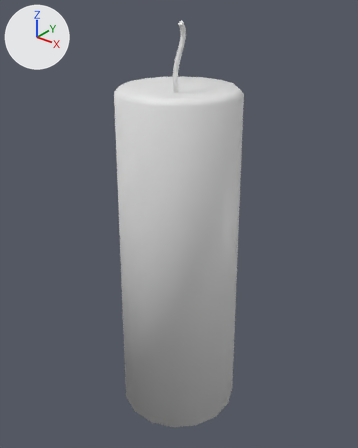
Before and after pictures for a commit that changed the FBX model Assets/Models/Candle.fbx.
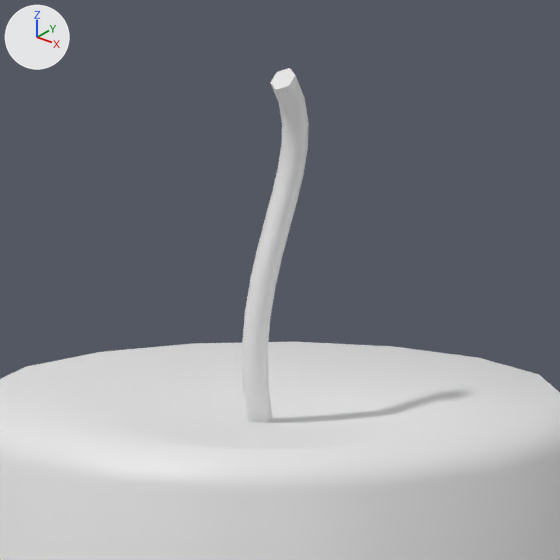
Each version is shown whole from a 50 mm camera at (6.29, 117.43, 3.22) aimed at (3.85, 120.49, 1.32), then close up on the part from 34% to 66% of the width and 1% to 27% of the height. Every picture has the same lights, and +X, +Y and +Z are marked at upper left. Where no turn or scale is listed for an object, it has been applied to the vertices.

In view in the first close-up: 'BézierCurve.001', 'Circle.002'.
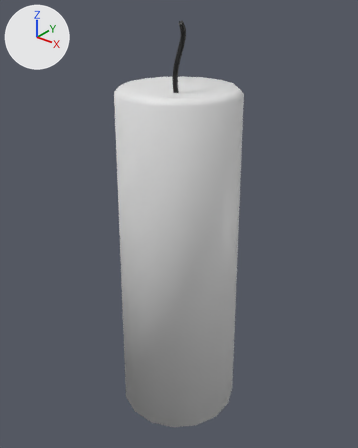
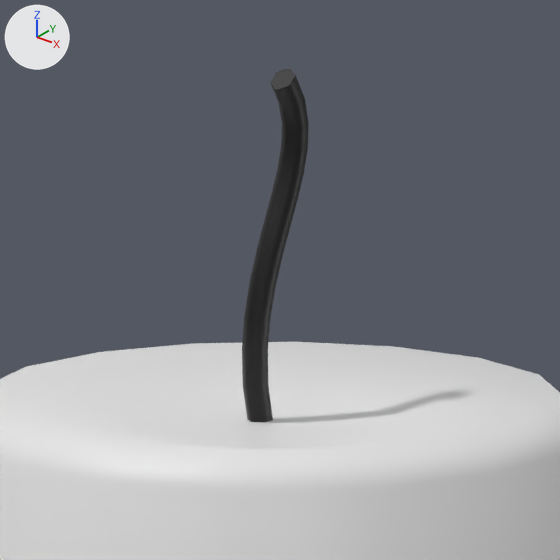
Boxes (x1, y1, x2, y2) around the edits, measured in the close-ups (560 x 560 px):
'BézierCurve.001', recoloured (grey to black)
    both: (242, 68, 309, 422)

The change in detail:
Material 'Material.006' (mat_material_006) is new.
Its base color is (0.0, 0.0, 0.0) (black #000000).
me_béziercurve_001 has 78 vertices, 80 faces and spans x -0.04..0.04, y -0.046..0.06, z -0.26..0.267.
me_béziercurve_001 now uses material mat_material_006 (black #000000).
